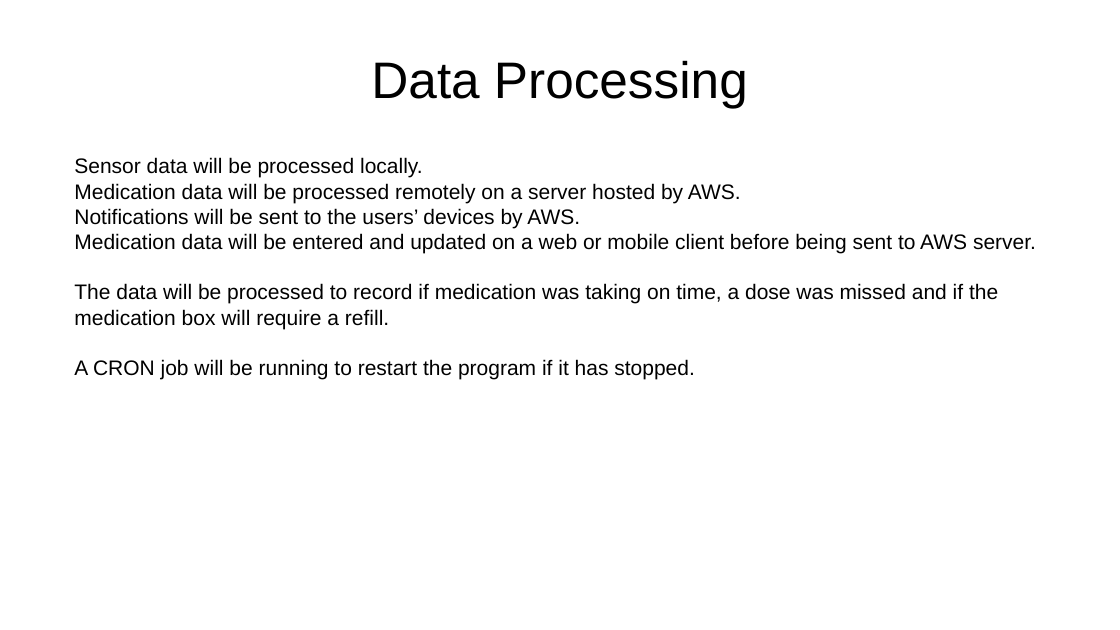
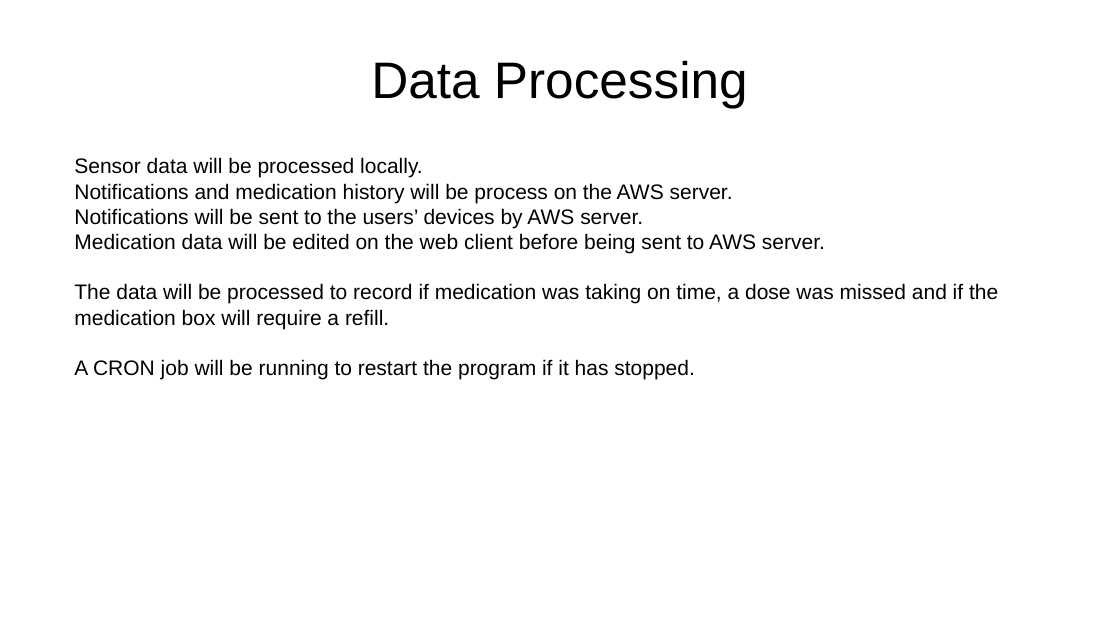
Before and after one commit to cianashby1337/IOT_CA1_Documentation, a slide deck: slide 7 of Slideshow template.pptx. Drawn at 1120x630 pixels with LibreOffice and Linux fonts; fonts in the diff are those of the drawing. Boxes give left, top, right and bottom in pixels: in the first picture for what was removed or moved away, otherwise in the second. Text is boxed around its words. In the diff, an @@ line names an element or a change of style, - is before the commit and + after.

Commit message:
Data processing and security slides

```diff
--- a/Slideshow template.pptx
+++ b/Slideshow template.pptx
@@ text at box(74, 183, 825, 254): text changed @@
-Medication data will be processed remotely on a server hosted by AWS.
-Notifications will be sent to the users’ devices by AWS.
-Medication data will be entered and updated on a web or mobile client before being sent to AWS server.
+Notifications and medication history will be process on the AWS server.
+Notifications will be sent to the users’ devices by AWS server.
+Medication data will be edited on the web client before being sent to AWS server.
```
Also in this commit, not shown: 1 other slide changed.
